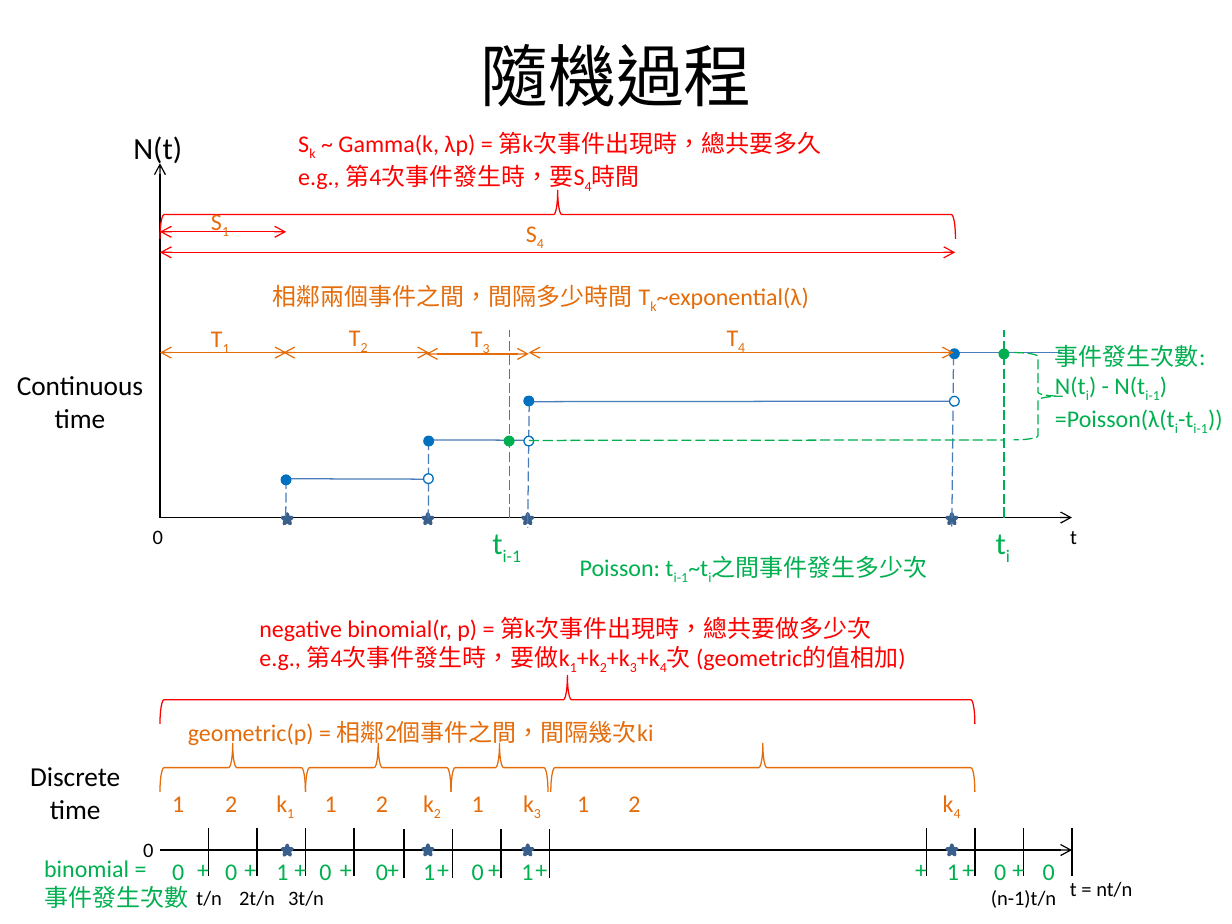
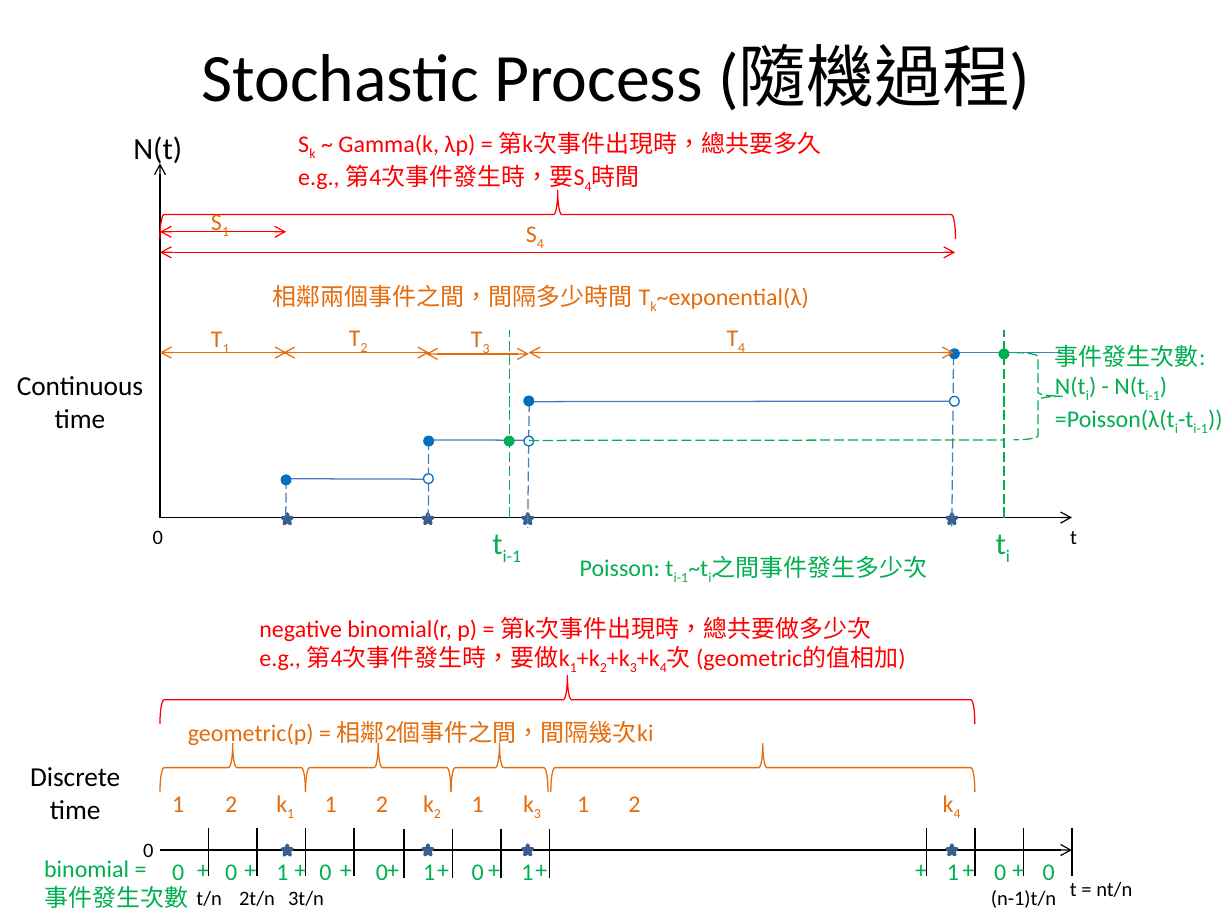
Before and after one commit to fuchingy/data_science, a slide deck: slide 21 of probability/doc/random_variable_distribution.pptx (slide 19 before the commit). Drawn at 1232x924 pixels with LibreOffice and Linux fonts; fonts in the diff are those of the drawing. Boxes give left, top, right and bottom in pixels: in the first picture for what was removed or moved away, otherwise in the second. Text is boxed around its words. In the diff, an @@ line names an element or a change of style, - is before the commit and + after.

```diff
--- a/probability/doc/random_variable_distribution.pptx
+++ b/probability/doc/random_variable_distribution.pptx
@@ title at [201,45,1030,111]: text changed @@
-隨機過程
+Stochastic Process (隨機過程)
```
Also in this commit, not shown: 4 other slides changed, 2 slides added, 1 other file.
